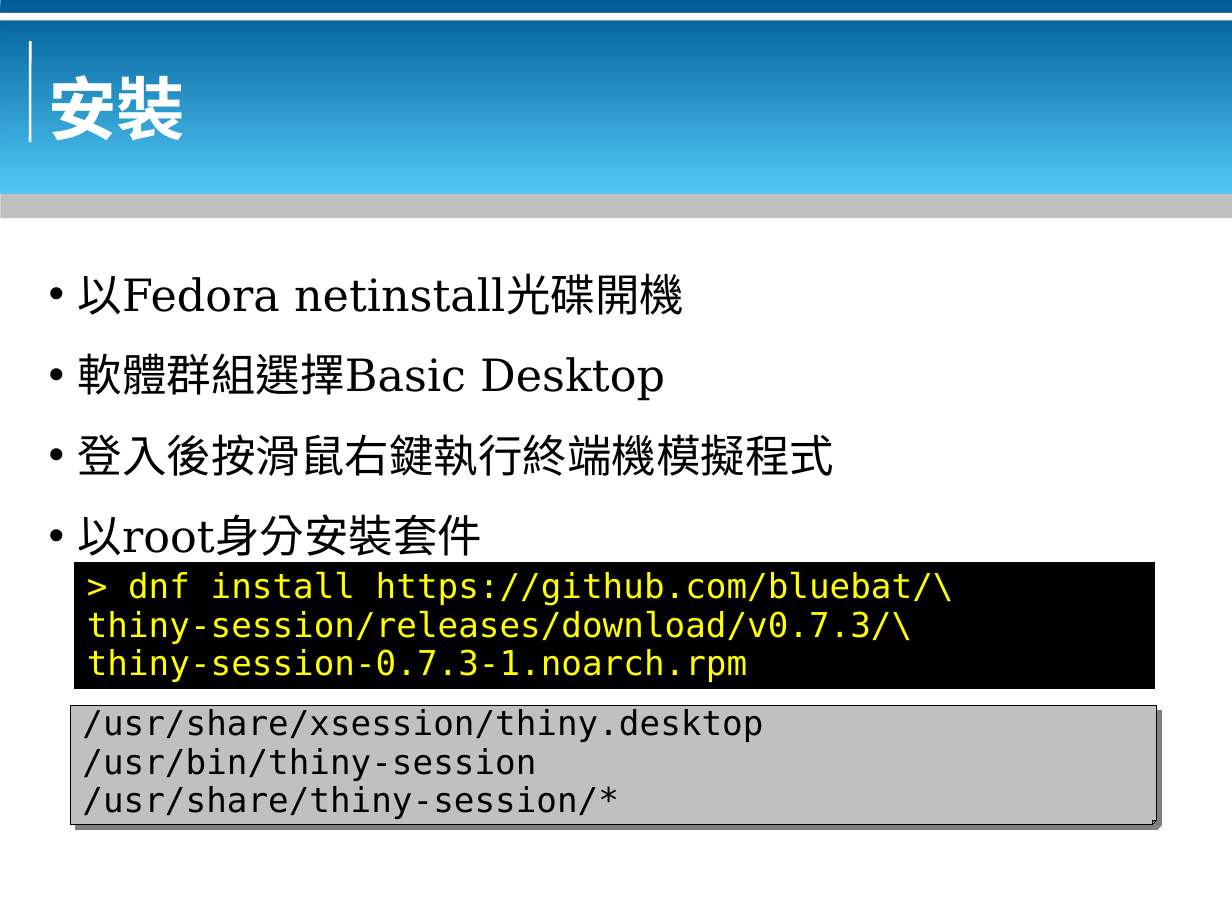
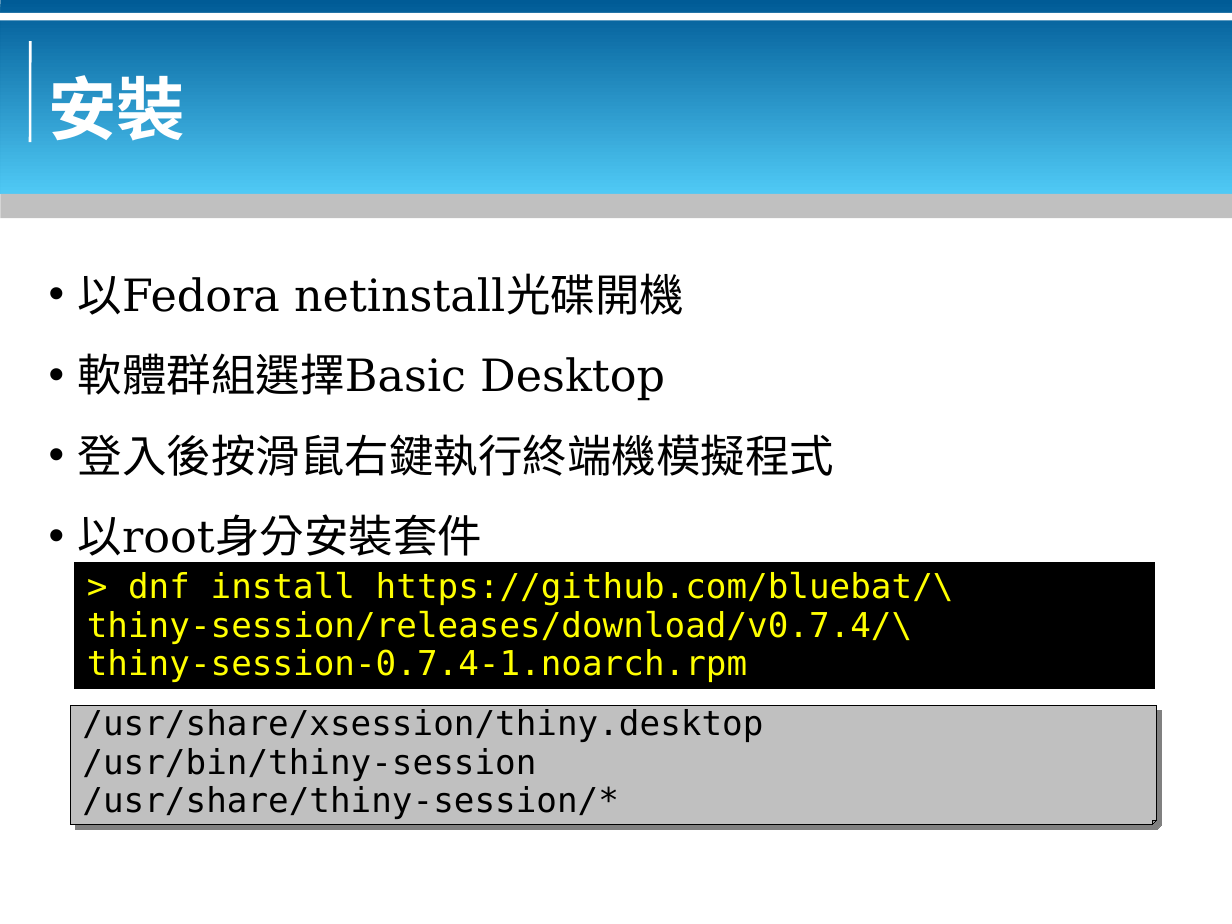
Before and after one commit to bluebat/.presentations, a slide deck: slide 4 of a-thin-and-tiny-session-for-x-window.odp. Drawn at 1232x924 pixels with LibreOffice and Linux fonts; fonts in the diff are those of the drawing; background and template pictures are left out. Boxes give left, top, right and bottom in pixels: in the first picture for what was removed or moved away, otherwise in the second. Text is boxed around its words. In the diff, an @@ line names an element or a change of style, - is before the commit and + after.

```diff
--- a/a-thin-and-tiny-session-for-x-window.odp
+++ b/a-thin-and-tiny-session-for-x-window.odp
@@ text in rectangle at [87, 610, 912, 682]: text changed @@
-thiny-session/releases/download/v0.7.3/\
-thiny-session-0.7.3-1.noarch.rpm
+thiny-session/releases/download/v0.7.4/\
+thiny-session-0.7.4-1.noarch.rpm
```
Also in this commit, not shown: 1 other slide changed, 1 other file.
